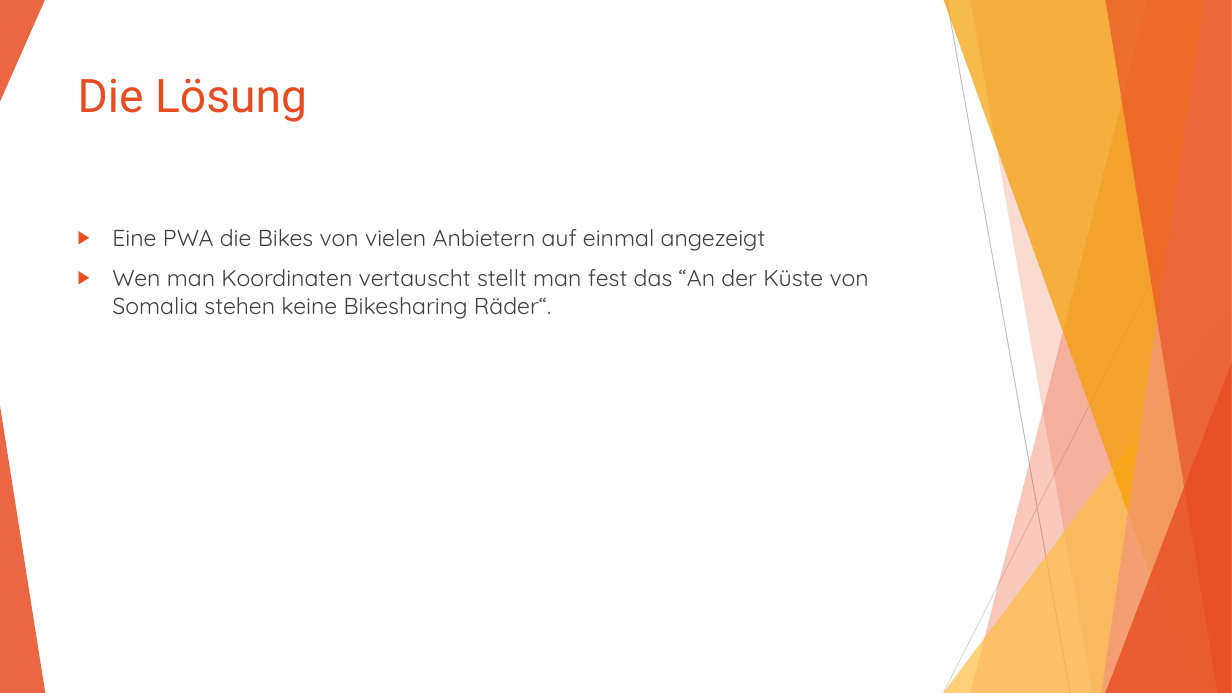
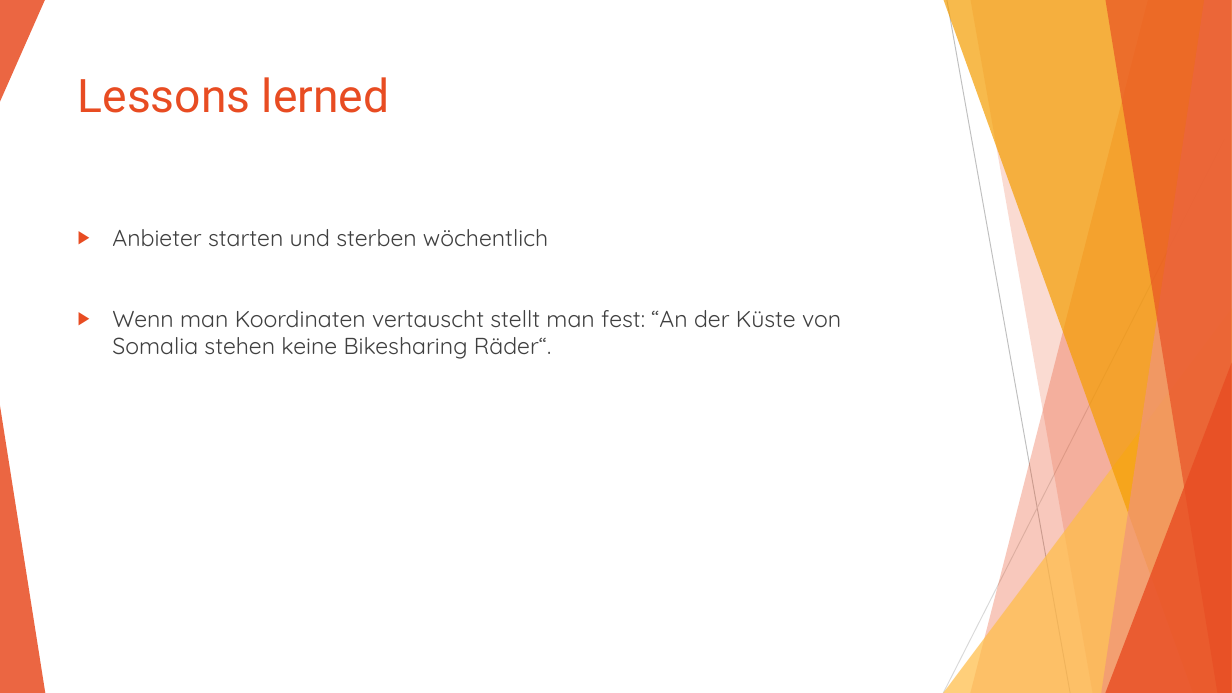
Before and after one commit to Jugendhackt/VUBA, a slide deck: slide 5 of VUBA.pptx (slide 3 before the commit). Drawn at 1232x693 pixels with LibreOffice and Linux fonts; fonts in the diff are those of the drawing. Boxes give left, top, right and bottom in pixels: in the first picture for what was removed or moved away, otherwise in the second. Text is boxed around its words. In the diff, an @@ line names an element or a change of style, - is before the commit and + after.

Commit message:
Update Powerpoint

```diff
--- a/VUBA.pptx
+++ b/VUBA.pptx
@@ title at (x1=78, y1=77, x2=389, y2=113): text changed @@
-Die Lösung
+Lessons lerned
@@ text at (x1=112, y1=229, x2=841, y2=359): text changed @@
-▶ Eine PWA die Bikes von vielen Anbietern auf einmal angezeigt
-▶ Wen man Koordinaten vertauscht stellt man fest das “An der Küste von Somalia stehen keine Bikesharing Räder“.
+▶ Anbieter starten und sterben wöchentlich
+▶ Wenn man Koordinaten vertauscht stellt man fest: “An der Küste von Somalia stehen keine Bikesharing Räder“.
```
Also in this commit, not shown: 4 other slides changed, 3 slides added.
